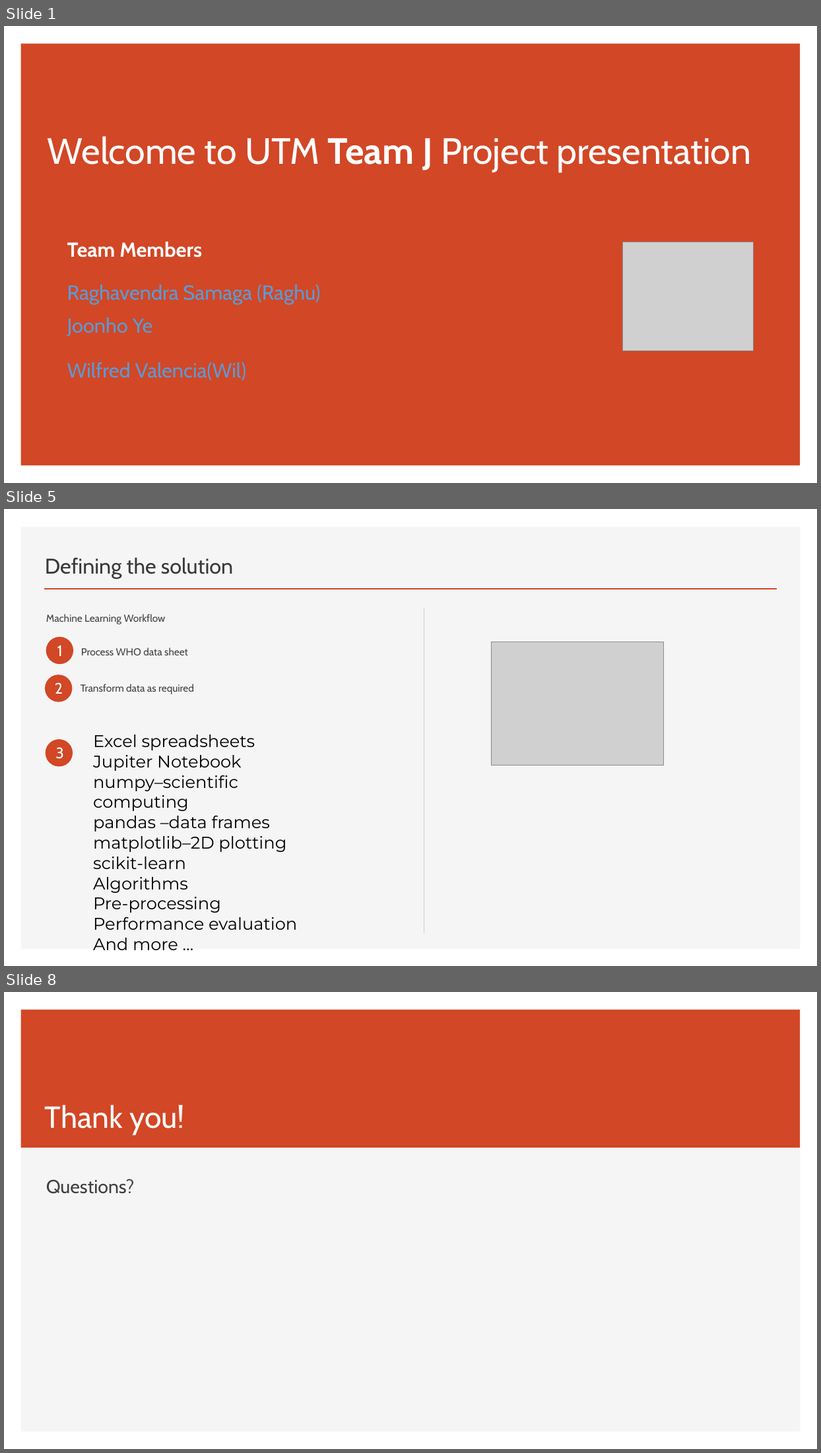
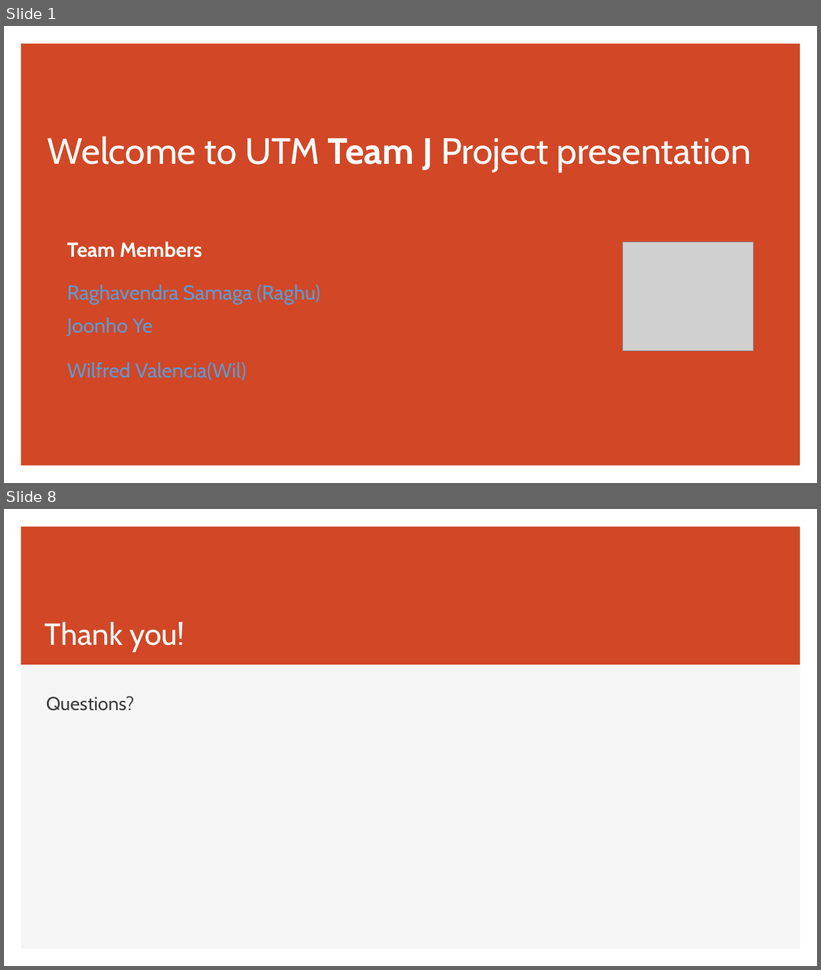
Before and after one commit to rsbtoronto/UofTTeamJTermProject, a slide deck: Welcome to Team J Project.pptx. Shown one above the other, each under a label of ours: slides 1, 5 and 8 before the commit, slides 1 and 8 after it; the slides between them are not shown. The pictures are 821x1453 and 821x970 pixels, drawn with LibreOffice and Linux fonts; fonts in the diff are those of the drawing; grey boxes stand for pictures. Boxes give left, top, right and bottom in pixels: in the first picture for what was removed or moved away, otherwise in the second. Text is boxed around its words. In the diff, an @@ line names an element or a change of style, - is before the commit and + after.

```diff
--- a/Welcome to Team J Project.pptx
+++ b/Welcome to Team J Project.pptx
@@ slide 5 removed at box(4, 509, 817, 966), background #FFFFFF; not listed: 1 template element that a slide beside it also shows @@
@@ title removed at box(45, 557, 233, 579) @@
-Defining the solution
@@ line removed from (44, 589) to (777, 589) @@
@@ line removed from (424, 607) to (424, 933) @@
@@ text removed at box(46, 614, 166, 625) @@
-Machine Learning Workflow
@@ ellipse removed at box(46, 637, 73, 665) @@
@@ text removed at box(57, 646, 63, 656) @@
-1
@@ picture removed at box(491, 642, 664, 765) @@
@@ text removed at box(81, 648, 188, 656) @@
-Process WHO data sheet
@@ ellipse removed at box(45, 675, 73, 702) @@
@@ text removed at box(55, 683, 63, 694) @@
-2
@@ text removed at box(81, 684, 194, 694) @@
-Transform data as required
@@ ellipse removed at box(46, 739, 73, 767) @@
@@ text removed at box(93, 735, 297, 930) @@
-Excel spreadsheets
-Jupiter Notebook
-numpy–scientific computing
-pandas –data frames
-matplotlib–2D plotting
-scikit-learn
-Algorithms
-Pre-processing
-Performance evaluation
-And more …
@@ text removed at box(55, 747, 64, 759) @@
-3
```
Also in this commit, not shown: 2 slides changed, 4 slides added, 3 other slides removed, 5 other files.
